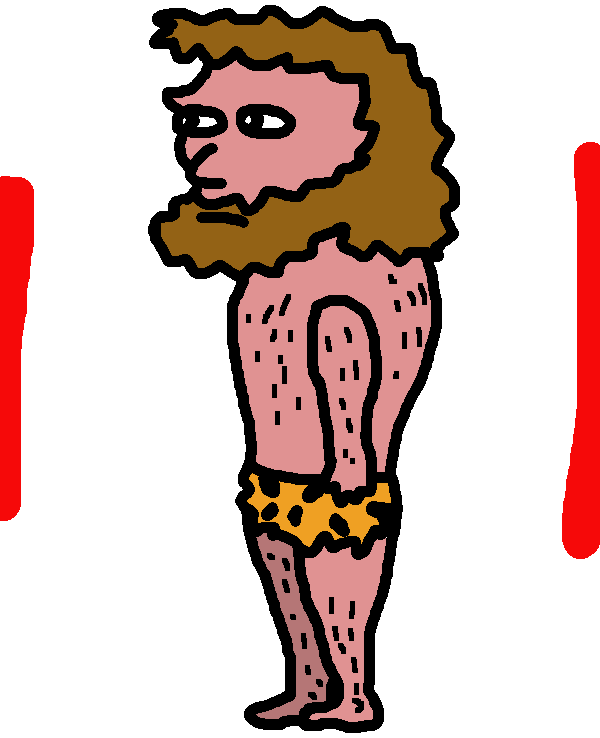
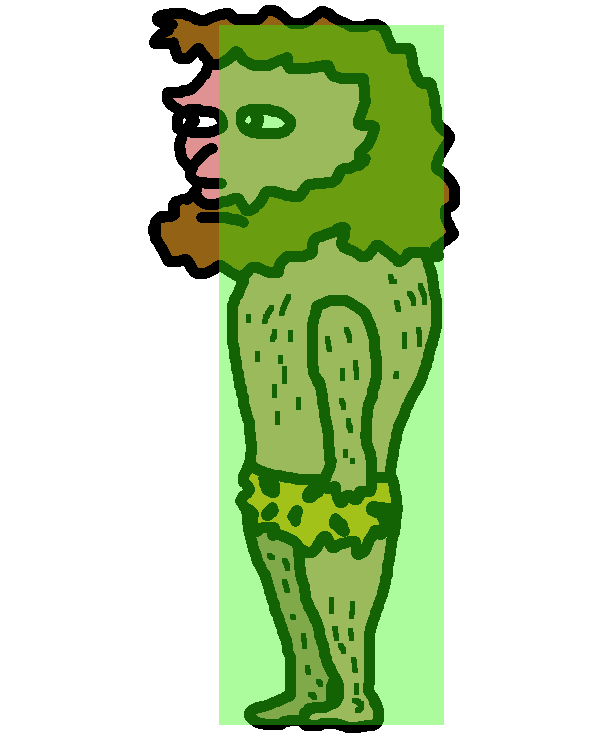
Before/after of a 600 × 738 layered artwork. What changed in the layer stack:
added layer "collision" (40%) above "head" over [left=219, top=25, right=444, bottom=725]
painted on "stand left" over [left=0, top=142, right=600, bottom=559]
